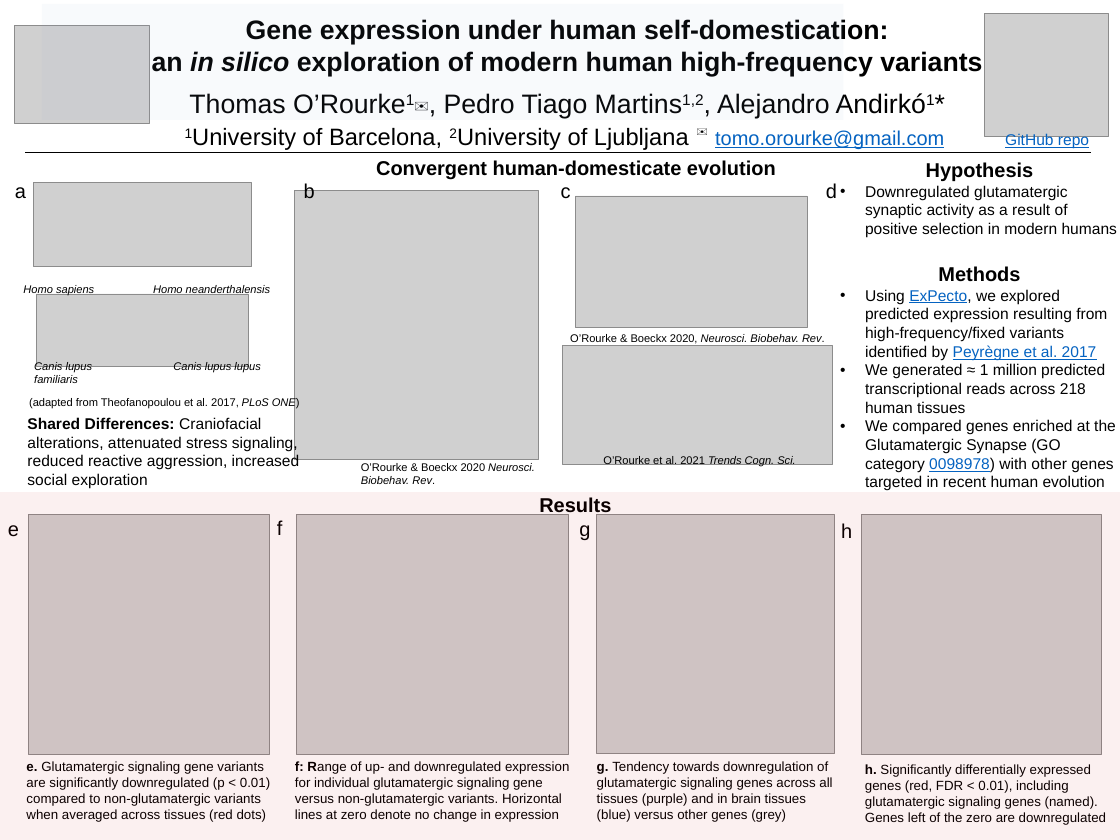
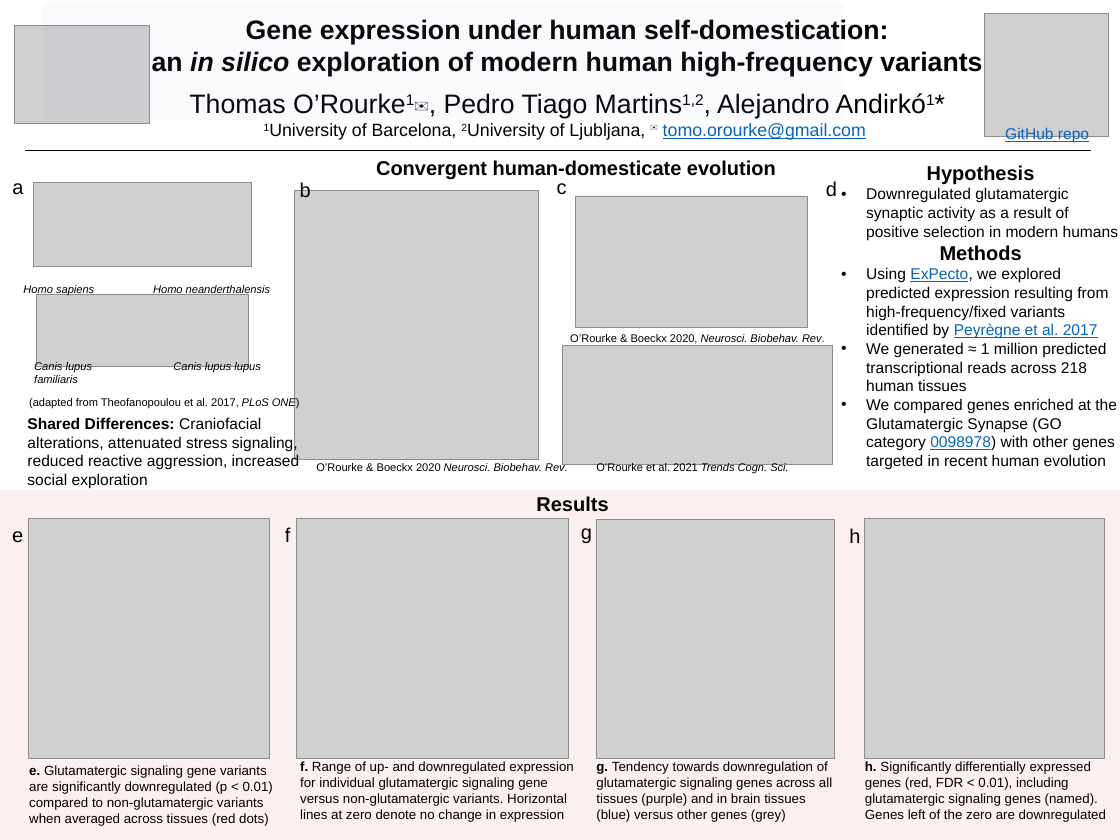
Before and after one commit to AGMAndirko/CogSci, a slide deck: slide 1 of cogsci.pptx. Drawn at 1120x840 pixels with LibreOffice and Linux fonts; fonts in the diff are those of the drawing; grey boxes stand for pictures. Boxes give left, top, right and bottom in pixels: in the first picture for what was removed or moved away, otherwise in the second. Text is boxed around its words. In the diff, an @@ line names an element or a change of style, - is before the commit and + after.

```diff
--- a/cogsci.pptx
+++ b/cogsci.pptx
@@ text at (352,123,866,140): text changed; size 21.3 to 16 pt @@
-1University of Barcelona, 2University of Ljubljana ✉ tomo.orourke@gmail.com
+1University of Barcelona, 2University of Ljubljana, ✉ tomo.orourke@gmail.com
@@ text "GitHub repo": place and size @@
-text "GitHub repo" at (1005,133,1089,149)
+text "GitHub repo" at (1005,127,1089,142)
@@ text "a": place and size @@
-text "a" at (15,187,26,198)
+text "a" at (12,183,23,195)
@@ text "b": place and size @@
-text "b" at (304,183,315,198)
+text "b" at (300,181,311,197)
@@ text "c": place and size @@
-text "c" at (561,187,571,199)
+text "c" at (557,183,567,195)
@@ text "Hypothesis" rewrapped from (865,162,1117,491) to (866,165,1118,470) @@
@@ text "O’Rourke & Boeckx 2020 Neurosci. ..." rewrapped from (361,463,535,484) to (316,462,568,471) @@
@@ text "O’Rourke et al. 2021 Trends ...": place and size @@
-text "O’Rourke et al. 2021 Trends ..." at (603,456,795,467)
+text "O’Rourke et al. 2021 Trends ..." at (596,463,788,473)
@@ text "Results" rewrapped from (539,497,611,517) to (536,496,608,512) @@
@@ 2 texts, 1 picture: place and size @@
-2 texts, 1 picture at (8,514,1101,822)
+2 texts, 1 picture at (12,518,1104,826)
@@ text "f": place and size @@
-text "f" at (277,520,283,535)
+text "f" at (285,527,291,542)
@@ 3 pictures: place and size @@
-3 pictures at (29,514,834,755)
+3 pictures at (29,518,834,759)
@@ text "h": place and size @@
-text "h" at (841,523,852,538)
+text "h" at (849,528,860,543)
@@ text at (300,761,573,822): text changed @@
-f: Range of up- and downregulated expression for individual glutamatergic signaling gene versus non-glutamatergic variants. Horizontal lines at zero denote no change in expression
+f. Range of up- and downregulated expression for individual glutamatergic signaling gene versus non-glutamatergic variants. Horizontal lines at zero denote no change in expression
```
Also in this commit, not shown: 3 other files.
